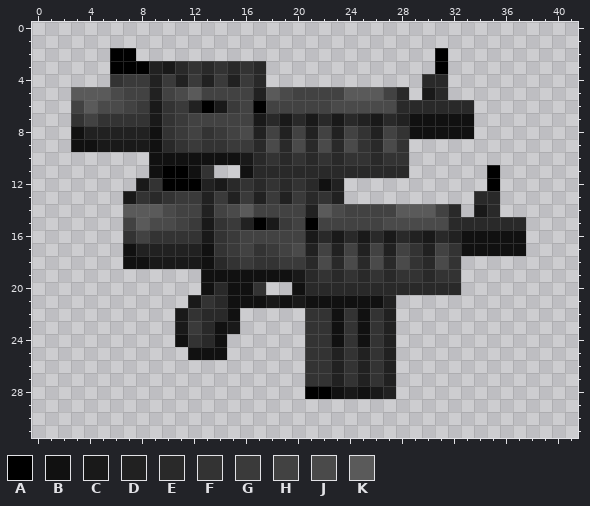
Pixel-art sprite -- SPRITES/WEAPONS/SMG/SMGZB0.png. Above is the file before it was changed.
The file is 42x32 pixels. Colours within 5 levels of each other are drawn and written as one.
Palette (. is transparent): A #000000  B #111111  C #191919  D #212121  E #292929  F #333333  G #3a3a3a  H #424242  J #4a4a4a  K #5a5a5a
Pixels before, first column x 3:
 2 ...AA.......................A......
 3 ...AAADCEFEFEFE.............A......
 4 ...FGGDGDGDGDGE............EE......
 5 KKKJHHDHJKHHHHDKJHHHHKKKHE.CE......
 6 HKJJHGCFGDACGHAHHHHHJJJJJEEEEEE....
 7 FHFFFFCFGHHHHHCECECECEDCEDBBBBB....
 8 BDDDDDBFGHFGHJDHDHDHDHFDHFBBBBB....
 9 BBCCCCBEFGFFGGEJEJEJEJFEJF.........
10 ......BBBBBBBCEFEFEFEFFEFF.........
11 ......BAABF..BEEEEEEEEEEEE......A..
12 .....CFAAADCEFEFEFEBD...........A..
13 ....CFEFGGDGDGDGDGEFD..........EE..
14 ....KKKJHHDHJKHHHHDKJHHHHKKKHE.CE..
15 ....HKJJHGCFGDACGHAHHHHHJJJJJEEEEEE
16 ....FHFFFFCFGHHHHHCECECECEDCEDBBBBB
17 ....BDDDDDBFGHFGHJDHDHDHDHFDHFBBBBB
18 ....BBCCCCBEFGFFGGEJEJEJEJFEJF.....
19 ..........BBBBBBBCEFEFEFEFFEFF.....
20 ..........BEBBF..BEEEEEEEEEEEE.....
21 .........CFEBBBCBCBBBBBBD..........
22 ........CFEEB.....FFBFBFD..........
23 ........CGEBC.....FFBFBFD..........
24 ........BFEB......FFBFBFD..........
25 .........BBB......FFDFDFD..........
26 ..................FFDFDFD..........
27 ..................FFDFDFD..........
28 ..................AABCBCD..........
The result:
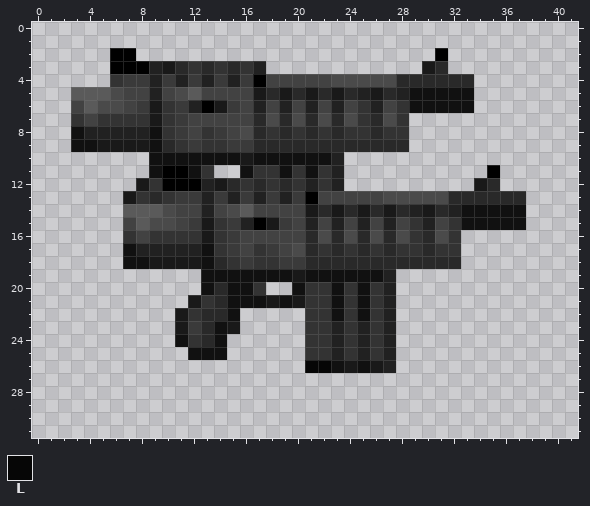
Colours new in this view: L #060606
Edits made:
y 3: x 17 E -> D; x 30..31 .A -> CE
y 4: x 17..29 E............ -> AHHHHHJJJJJEE; x 32..33 .. -> EE
y 5: x 17..33 DKJHHHHKKKHE.CE.. -> CECECECEDCEDBBBBB
y 6: x 17 A -> D; x 19 H -> D; x 21 H -> D; x 23..33 JJJJJEEEEEE -> DHFDHFBBBBB
y 7: x 17..33 CECECECEDCEDBBBBB -> EJEJEJEJFEJF.....
y 8: x 17..24 DHDHDHDH -> EFEFEFEF; x 26..27 DH -> EF; x 29..33 BBBBB -> .....
y 9: x 18 J -> E; x 20 J -> E; x 22 J -> E; x 24..25 JF -> EE; x 27..28 JF -> EE
y 10: x 17..28 EFEFEFEFFEFF -> BBBBBBD.....
y 11: x 17..28 EEEEEEEEEEEE -> FFBFBFD.....
y 12: x 21..22 EB -> DF; x 34..35 .A -> CE
y 13: x 21..33 EFD.......... -> AHHHHHJJJJJEE; x 36..37 .. -> EE
y 14: x 21..37 DKJHHHHKKKHE.CE.. -> CECECECEDCEDBBBBB
y 15: x 21 A -> D; x 23 H -> D; x 25 H -> D; x 27..37 JJJJJEEEEEE -> DHFDHFBBBBB
y 16: x 21..37 CECECECEDCEDBBBBB -> EJEJEJEJFEJF.....
y 17: x 21..28 DHDHDHDH -> EFEFEFEF; x 30..31 DH -> EF; x 33..37 BBBBB -> .....
y 18: x 22 J -> E; x 24 J -> E; x 26 J -> E; x 28..29 JF -> EE; x 31..32 JF -> EE
y 19: x 21..32 EFEFEFEFFEFF -> BBBBBBD.....
y 20: x 21..32 EEEEEEEEEEEE -> FFBFBFD.....
y 21: x 21..22 BB -> FF; x 24 B -> F; x 26 B -> F
y 23..24: x 23 B -> D; x 25 B -> D
y 26: x 21..26 FFDFDF -> LLBCBC
y 27: x 21..27 FFDFDFD -> .......
y 28: x 21..27 AABCBCD -> .......
Where, in picture pixels (left, top, right, bottom), the same in both pictures:
changed: (253, 61, 526, 399)
